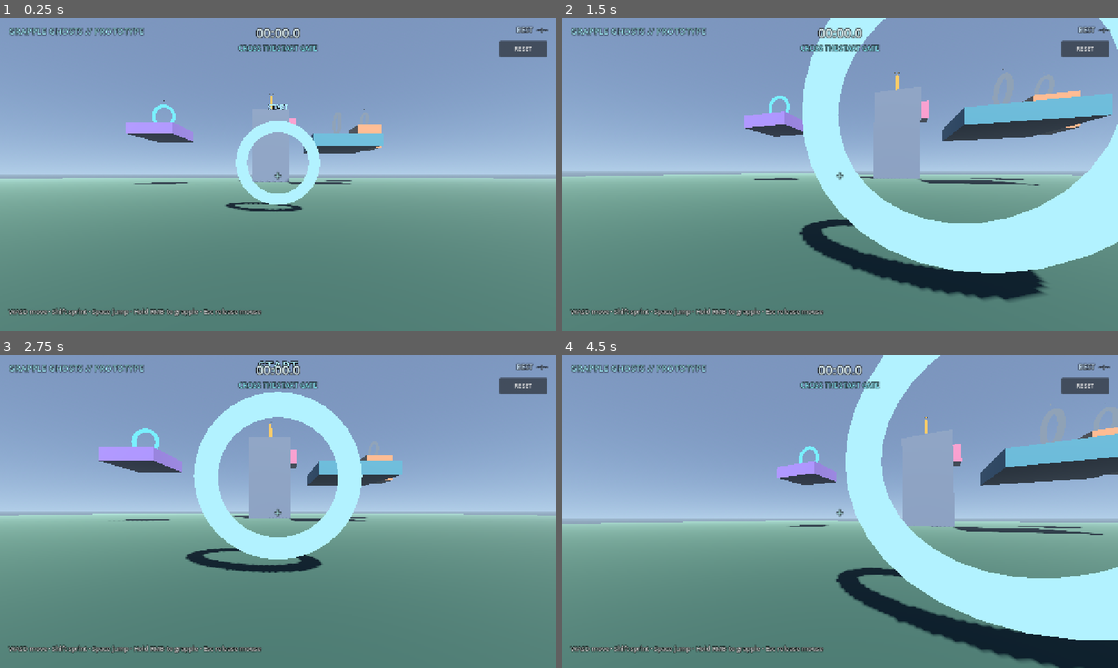
Above: before the commit, frames 1-4 (two rows, left to right).
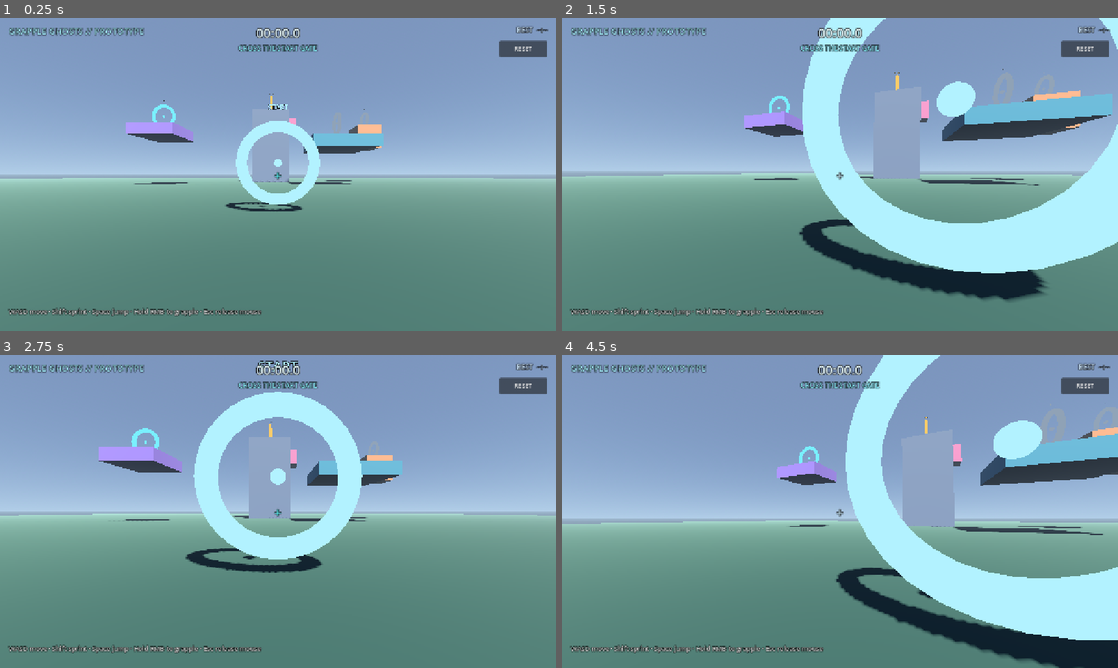
Above: after the commit, the same moments.

Repository: soda92/grapple-ghosts
Game: Godot game, scene res://scenes/main.tscn
Same seed, same stepped clock (60 frames per second), same inputs: the game is played once before the commit and once after it.
Inputs (mouse positions are in pixels of both pictures, inside the frame that each line leads up to):
- Up to frame 1 (0.25 s): no input
- Up to frame 2 (1.5 s): tap Enter at 0.5 s; move the mouse to (867, 174) at 0.52 s; hold W from 0.53 s (still down); tap R at 0.6 s; click (867, 174) at 0.67 s; tap Space at 0.77 s; move the mouse to (812, 174) at 1.27 s; tap Shift at 1.35 s
- Up to frame 3 (2.75 s): keep holding W; tap Space at 1.52 s; move the mouse to (289, 505) at 2.02 s; tap R at 2.1 s
- Up to frame 4 (4.5 s): keep holding W; move the mouse to (834, 517) at 2.77 s; tap Shift at 2.85, 4.35 s; click (834, 517) at 2.92 s; tap Space at 3.02, 3.77 s; move the mouse to (878, 514) at 3.52 s; tap R at 3.6 s; move the mouse to (795, 508) at 4.27 s

The runs differ from the first frame. In frame 1, less than 0.1% of the frame differs, in the area x 29-51%, y 31-61%; in frame 2, 0.6%; in frame 3, 0.2%; in frame 4, 0.9%, in the area x 44-87%, y 20-78%.

Commit message:
fix: make ring centers grapple anchors for the high platforms
- Each hoop now has a glowing center orb and a layer-2 grapple anchor
- Grapple rays / aim check use layers 1+2, so rings are directly grabbable
- Crosshair turns cyan when a surface is grappleable
- Future ring orbs now dim with their rings
- README explains the grapple-the-ring route

Diff:
--- a/scripts/course.gd
+++ b/scripts/course.gd
@@ -24,6 +24,7 @@
 var rings: Array[Area3D] = []
 var ring_mats: Array[StandardMaterial3D] = []
 var ring_labels: Array[Label3D] = []
+var ring_orbs: Array[StandardMaterial3D] = []
 
 var next_index := 0
 var running := false
@@ -101,6 +102,34 @@
 	mesh.material_override = mat
 	area.add_child(mesh)
 
+	# Ring centers are explicit grapple anchors (layer 2), so the player can
+	# grapple straight to the hoop instead of trying to jump up to a platform.
+	var anchor := StaticBody3D.new()
+	anchor.collision_layer = 2
+	anchor.collision_mask = 0
+	var anchor_col := CollisionShape3D.new()
+	var anchor_sphere := SphereShape3D.new()
+	anchor_sphere.radius = 0.9
+	anchor_col.shape = anchor_sphere
+	anchor.add_child(anchor_col)
+	area.add_child(anchor)
+
+	var orb := MeshInstance3D.new()
+	var orb_mesh := SphereMesh.new()
+	orb_mesh.radius = 0.22
+	orb_mesh.height = 0.44
+	orb_mesh.radial_segments = 16
+	orb_mesh.rings = 8
+	orb.mesh = orb_mesh
+	var orb_mat := StandardMaterial3D.new()
+	orb_mat.shading_mode = BaseMaterial3D.SHADING_MODE_UNSHADED
+	orb_mat.albedo_color = color
+	orb_mat.emission_enabled = true
+	orb_mat.emission = color
+	orb_mat.emission_energy_multiplier = 3.0
+	orb.material_override = orb_mat
+	area.add_child(orb)
+
 	var label := Label3D.new()
 	label.text = txt
 	label.position = Vector3(0.0, 3.0, 0.0)
@@ -116,6 +145,7 @@
 		rings.append(area)
 		ring_mats.append(mat)
 		ring_labels.append(label)
+		ring_orbs.append(orb_mat)
 
 
 func _on_gate(body: Node, index: int) -> void:
@@ -165,6 +195,8 @@
 		ring_mats[i].albedo_color = c
 		ring_mats[i].emission = c
 		ring_labels[i].modulate = c
+		ring_orbs[i].albedo_color = c
+		ring_orbs[i].emission = c
 
 
 func _finish() -> void:
--- a/scripts/main.gd
+++ b/scripts/main.gd
@@ -4,6 +4,7 @@
 func _ready() -> void:
 	var touch := $UI/TouchControls
 	touch.setup($Player)
+	$Player.crosshair = $UI/Cross
 	$Course.setup($Player, $UI)
 	$UI/Reset.pressed.connect(_retry)
 	$UI/Finish/Panel/Margin/VBox/Retry.pressed.connect(_retry)
--- a/scripts/player.gd
+++ b/scripts/player.gd
@@ -15,9 +15,11 @@
 var grappling := false
 
 var mobile := OS.has_feature("mobile")
+var crosshair: Label
 var touch_move := Vector2.ZERO
 var touch_sprint := false
 var touch_jump := false
+var _aim_state := false
 
 var _rope: ImmediateMesh
 var _line: MeshInstance3D
@@ -95,6 +97,7 @@
 
 	move_and_slide()
 	_draw_rope()
+	_update_aim()
 
 
 func set_touch_move(v: Vector2, sprint: bool) -> void:
@@ -120,10 +123,27 @@
 		_release()
 
 
+func _update_aim() -> void:
+	if crosshair == null:
+		return
+	var from := cam.global_position
+	var to := from - cam.global_basis.z * RANGE
+	var query := PhysicsRayQueryParameters3D.create(from, to, 3, [get_rid()])
+	var hit := get_world_3d().direct_space_state.intersect_ray(query)
+	var aim := not hit.is_empty()
+	if aim == _aim_state:
+		return
+	_aim_state = aim
+	crosshair.add_theme_color_override(
+		"font_color",
+		Color(0.35, 1.0, 1.0, 1.0) if aim else Color(0.82, 0.95, 1.0, 0.9)
+	)
+
+
 func _try_grapple() -> void:
 	var from := cam.global_position
 	var to := from - cam.global_basis.z * RANGE
-	var query := PhysicsRayQueryParameters3D.create(from, to, 1, [get_rid()])
+	var query := PhysicsRayQueryParameters3D.create(from, to, 3, [get_rid()])
 	var hit := get_world_3d().direct_space_state.intersect_ray(query)
 	if hit.is_empty():
 		return
Binary file changed: docs/course.png
